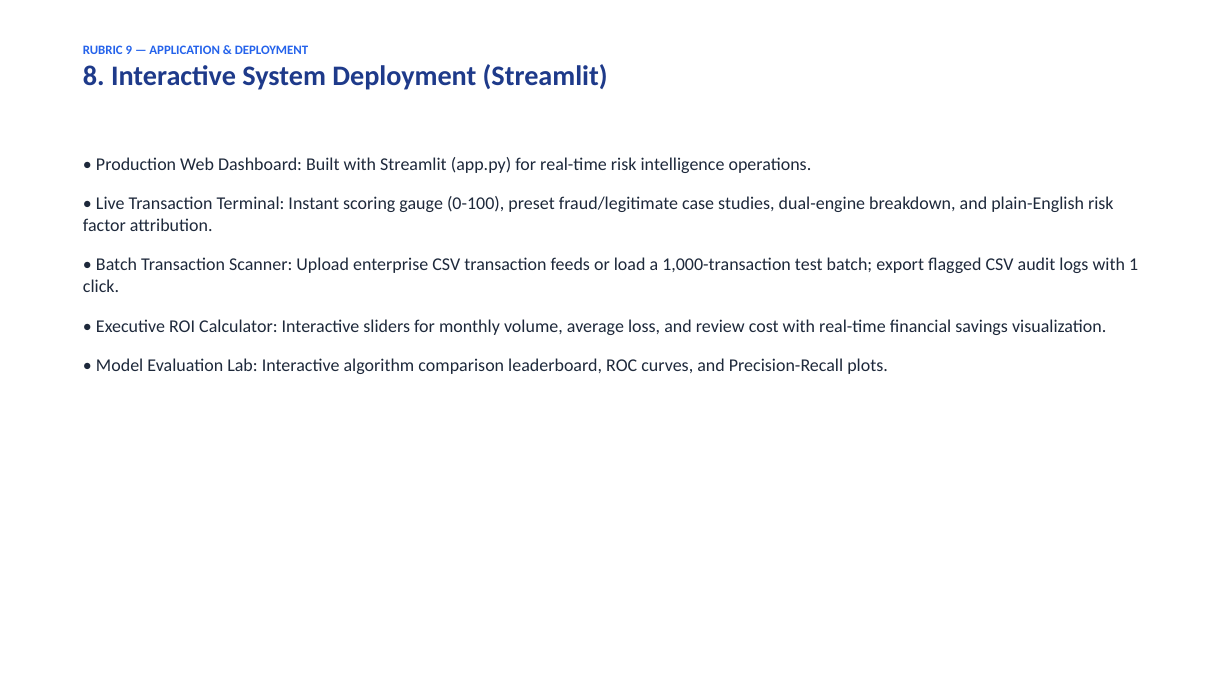
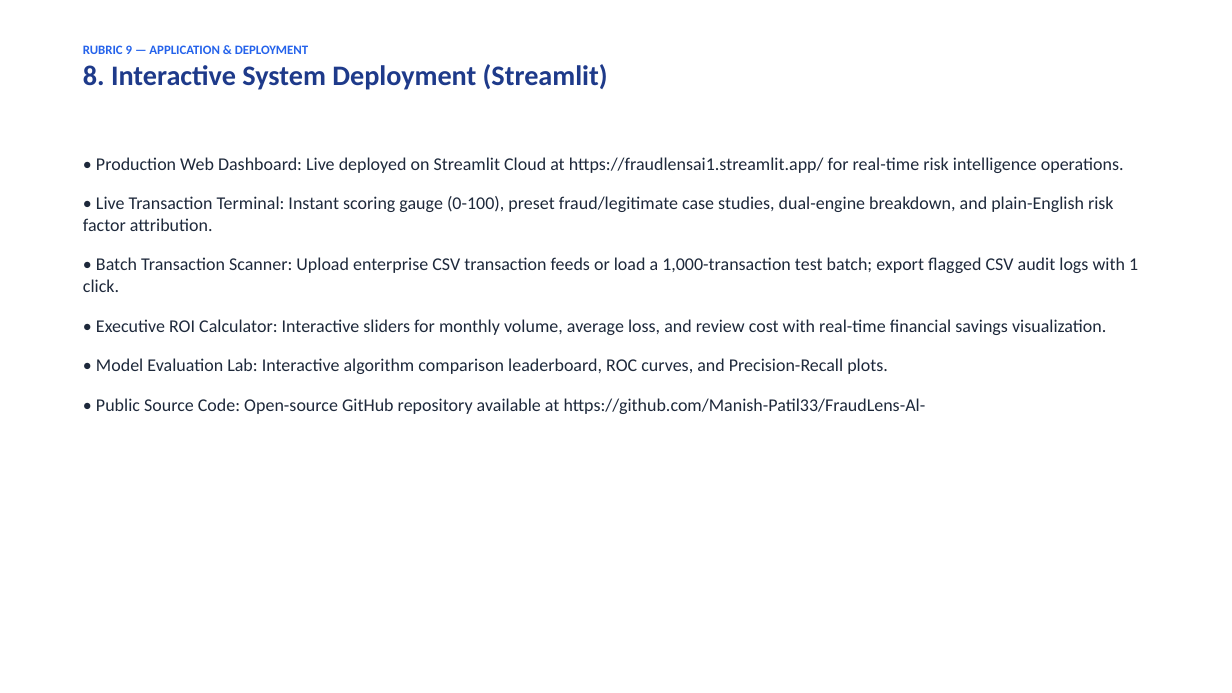
Before and after one commit to Manish-Patil33/FraudLens-Al-, a slide deck: slide 9 of reports/FraudLens_AI_Presentation.pptx. Drawn at 1232x693 pixels with LibreOffice and Linux fonts; fonts in the diff are those of the drawing. Boxes give left, top, right and bottom in pixels: in the first picture for what was removed or moved away, otherwise in the second. Text is boxed around its words. In the diff, an @@ line names an element or a change of style, - is before the commit and + after.

Commit message:
docs: embed deployed Streamlit web app URL and GitHub repository link across PPT, PDF reports and README

```diff
--- a/reports/FraudLens_AI_Presentation.pptx
+++ b/reports/FraudLens_AI_Presentation.pptx
@@ text at box(96, 157, 1124, 173): text changed @@
-• Production Web Dashboard: Built with Streamlit (app.py) for real-time risk intelligence operations.
+• Production Web Dashboard: Live deployed on Streamlit Cloud at https://fraudlensai1.streamlit.app/ for real-time risk intelligence operations.
@@ text at box(96, 398, 926, 414): paragraph added @@
+• Public Source Code: Open-source GitHub repository available at https://github.com/Manish-Patil33/FraudLens-Al-
```
Also in this commit, not shown: 2 other slides changed, 6 other files.
